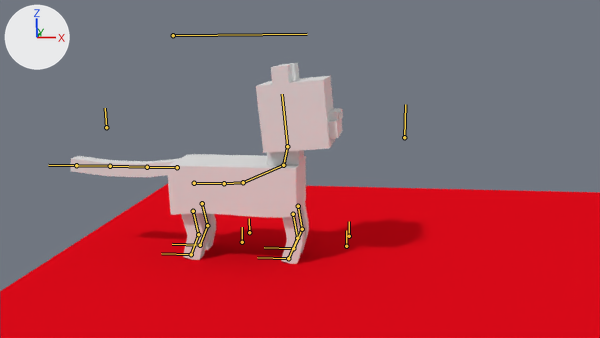
The Blender file Assets/Models/boxcat2.blend, before and after one commit.
One viewpoint serves both versions: the file's camera 'Camera'. Arrows for +X, +Y and +Z are at upper left; the lights stay in place. The bones that bend it are drawn over the model as lines.
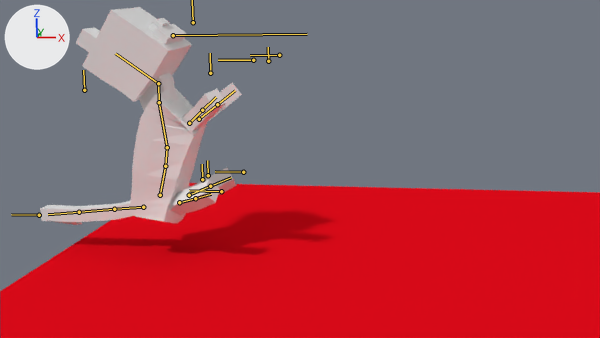
The newer file adds an action. The first version stands in its rest pose; the second is drawn at frame 7 of the action 'Damaged'.

Changed parts and their boxes (x1, y1, x2, y2) in the pictures (600 x 338 px):
'Cube', posed (26% narrower, 8% taller): before (71, 63, 343, 264); after (40, 7, 242, 225)
bone 'BRIK', root to tip: before (191, 254) to (161, 253); after (221, 191) to (189, 190)
bone 'BLIK', root to tip: before (200, 245) to (172, 244); after (243, 172) to (215, 171)
bone 'FRIK', root to tip: before (288, 258) to (257, 257); after (253, 60) to (218, 60)
bone 'FLIK', root to tip: before (293, 248) to (264, 247); after (279, 55) to (250, 55)
bone 'tailIK', root to tip: before (76, 165) to (48, 165); after (39, 215) to (11, 214)
bone 'butt', root to tip: before (194, 183) to (224, 183); after (160, 195) to (165, 166)
bone 'chest', root to tip: before (243, 182) to (283, 165); after (167, 147) to (159, 102)
bone 'neck', root to tip: before (283, 165) to (287, 146); after (159, 102) to (158, 83)
bone 'FRT', root to tip: before (293, 214) to (297, 238); after (189, 123) to (202, 110)
bone 'FLT', root to tip: before (298, 206) to (302, 229); after (199, 119) to (217, 104)
bone 'BLknee', root to tip: before (249, 232) to (249, 218); after (208, 175) to (207, 160)
bone 'BRknee', root to tip: before (242, 242) to (242, 227); after (202, 179) to (202, 164)
bone 'FLknee', root to tip: before (349, 236) to (349, 221); after (268, 61) to (268, 47)
bone 'FRknee', root to tip: before (346, 246) to (346, 230); after (210, 73) to (210, 53)

What the commit changed:
Bone 'BRIK' (bone_brik) moves from (0.0, 0.0, 0.0) to (2.35, -1.34, 0.92).
Bone 'BLIK' (bone_blik) moves from (0.0, 0.0, 0.0) to (2.35, -1.34, -0.92).
Bone 'FRIK' (bone_frik) moves from (0.0, 0.0, 0.0) to (6.24, 0.64, 1.5).
Bone 'FLIK' (bone_flik) moves from (0.0, 0.0, 0.0) to (6.24, 0.64, -1.52).
Bone 'tailIK' (bone_tailik) moves from (0.0, 0.0, 0.0) to (-1.74, 1.5, 0.0).
Bone 'butt' (bone_butt) moves from (0.0, 0.0, 0.0) to (-0.43, -1.16, 0.0).
Bone 'butt' (bone_butt) turns from (0, 0, 0) to (0, 0, -77) degrees about its own x, y and z.
Bone 'chest' (bone_chest) turns from (0, 0, 0) to (-4, 0, 0) degrees about its own x, y and z.
Bone 'neck' (bone_neck) turns from (0, 0, 0) to (-62, -2, -4) degrees about its own x, y and z.
Bone 'FRT' (bone_frt) moves from (0.0, 0.0, 0.0) to (-0.64, -0.14, 0.0).
Bone 'FLT' (bone_flt) moves from (0.0, 0.0, 0.0) to (-0.64, -0.14, 0.0).
Bone 'BLknee' (bone_blknee) moves from (0.0, 0.0, 0.0) to (-1.28, 1.96, 0.2).
Bone 'BRknee' (bone_brknee) moves from (0.0, 0.0, 0.0) to (-1.28, 1.96, -0.2).
Bone 'FLknee' (bone_flknee) moves from (0.0, 0.0, 0.0) to (-3.19, 5.49, -3.25).
Bone 'FRknee' (bone_frknee) moves from (0.0, 0.0, 0.0) to (-3.19, 5.49, 3.26).
Bone 'Facelook' (bone_facelook) moves from (0.0, 0.0, 0.0) to (-6.43, 3.49, 0.22).
